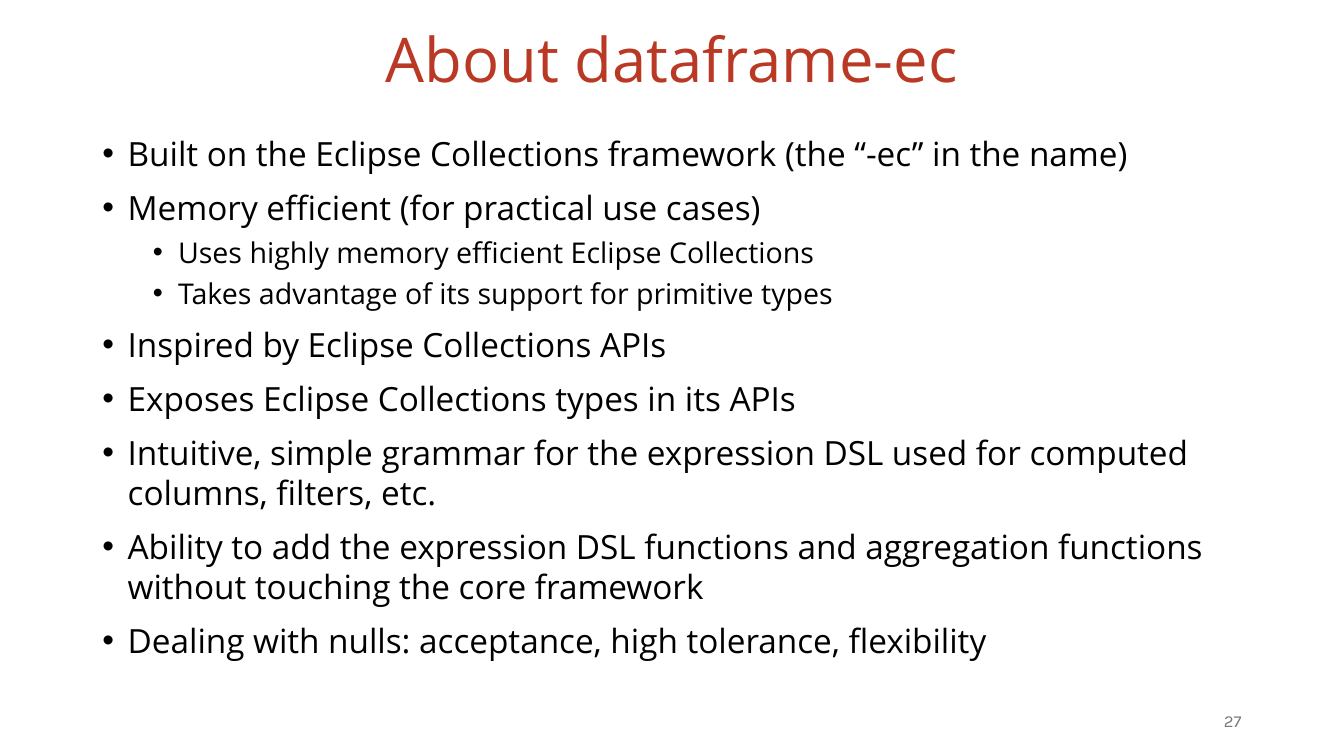
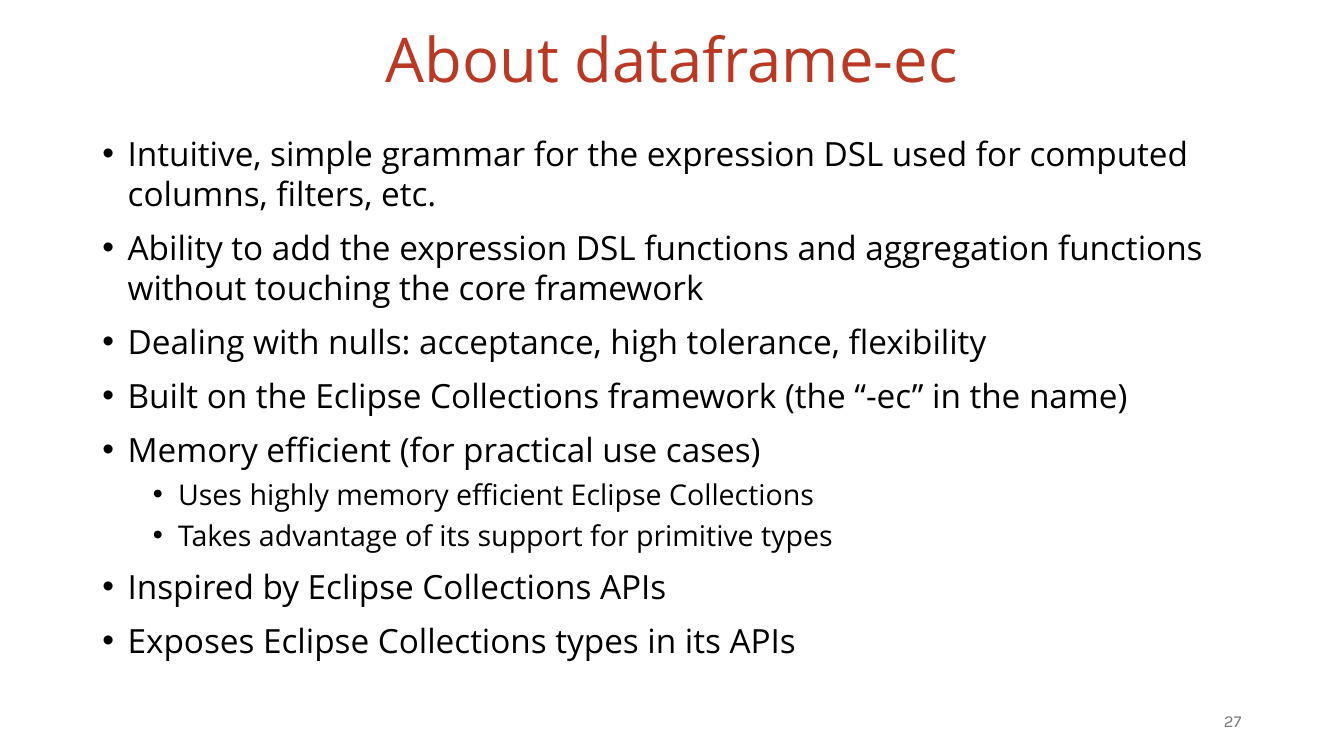
Before and after one commit to vmzakharov/missing-dataframe-talk, a slide deck: slide 27 of presentation/Missing_Dataframe_Long.pptx. Drawn at 1344x756 pixels with LibreOffice and Linux fonts; fonts in the diff are those of the drawing. Boxes give left, top, right and bottom in pixels: in the first picture for what was removed or moved away, otherwise in the second. Text is boxed around its words. In the diff, an @@ line names an element or a change of style, - is before the commit and + after.

Commit message:
minor slide update

```diff
--- a/presentation/Missing_Dataframe_Long.pptx
+++ b/presentation/Missing_Dataframe_Long.pptx
@@ text at [128, 140, 1203, 362]: paragraphs added @@
+• Intuitive, simple grammar for the expression DSL used for computed columns, filters, etc.
+• Ability to add the expression DSL functions and aggregation functions without touching the core framework
+• Dealing with nulls: acceptance, high tolerance, flexibility
@@ text at [128, 439, 1203, 661]: paragraphs removed @@
-• Intuitive, simple grammar for the expression DSL used for computed columns, filters, etc.
-• Ability to add the expression DSL functions and aggregation functions without touching the core framework
-• Dealing with nulls: acceptance, high tolerance, flexibility
```
Also in this commit, not shown: 6 other slides changed, 1 other file.
